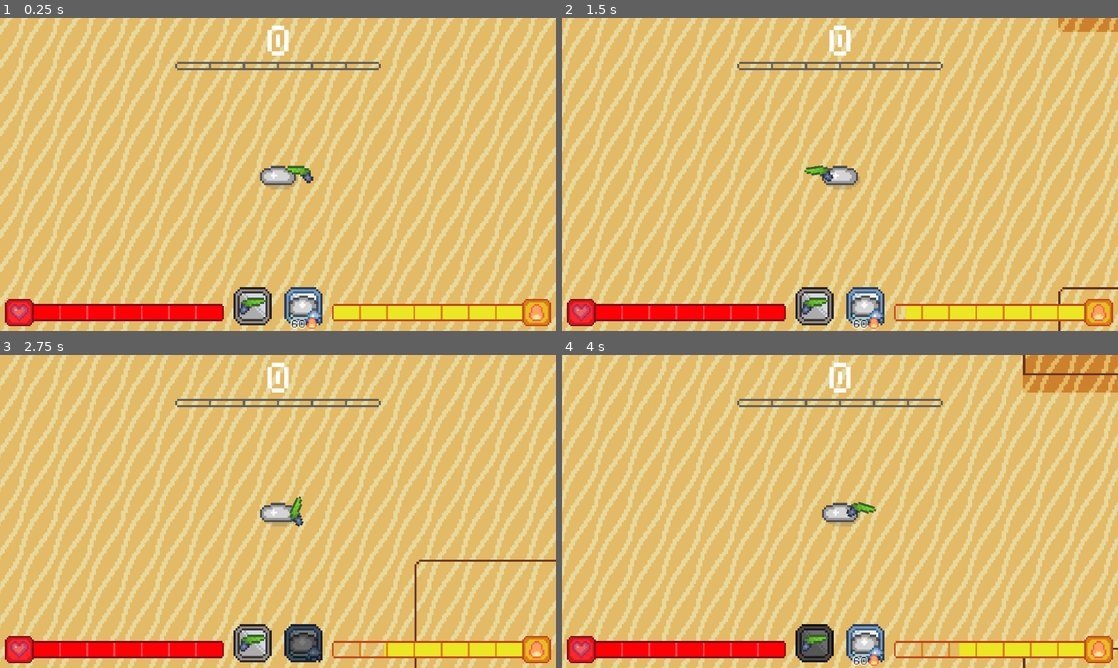
Above: before the commit, frames 1-4 (two rows, left to right).
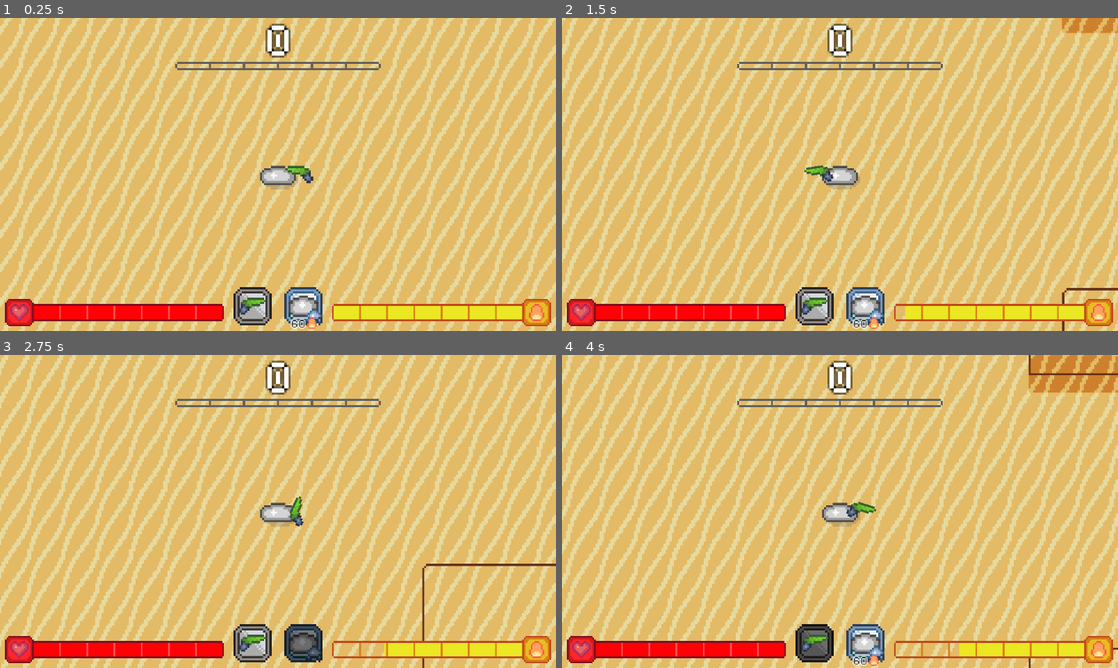
Above: after the commit, the same moments.

Repository: Recery/Slime-Shoot
Game: Godot game, scene res://Scenes/Maps/desert_level.tscn
Same seed, same stepped clock (60 frames per second), same inputs: the game is played once before the commit and once after it. This scene is started directly instead of the project's main scene. Sound files missing from this copy of the repository are replaced by a short silence.
Inputs (mouse positions are in pixels of both pictures, inside the frame that each line leads up to):
- Up to frame 1 (0.25 s): no input
- Up to frame 2 (1.5 s): tap Enter at 0.5 s; move the mouse to (962, 158) at 0.52 s; press the mouse at (962, 158) at 0.53 s; hold D (right) 0.53-1.28 s; move the mouse to (728, 190) at 1.27 s; release the mouse at (728, 190) at 1.28 s; hold S (down) from 1.28 s (still down); tap F (interact) at 1.35 s
- Up to frame 3 (2.75 s): click (166, 527) at 1.55 s; move the mouse to (333, 442) at 2.02 s; release S (down) at 2.03 s; hold D (right) from 2.03 s (still down); hold Space (perk) from 2.03 s (still down); click (333, 442) at 2.3 s
- Up to frame 4 (4 s): move the mouse to (812, 574) at 2.77 s; release D (right) at 2.78 s; release Space (perk) at 2.78 s; hold W (up) 2.78-3.53 s; click (812, 574) at 2.85 s; move the mouse to (1006, 558) at 3.52 s; hold A (left) from 3.53 s (still down); hold Mouse wheel down (swap_weapon_down) from 3.53 s (still down); click (1006, 558) at 3.8 s

The runs differ from the first frame. In frame 1, 0.3% of the frame differs, in the area x 47-53%, y 1-13%; in frame 2, 50%; in frame 3, 52%; in frame 4, 54%, in the area x 0-100%, y 0-100%.
Error in both runs: Cannot call method 'is_node_ready' on a null value. (res://Scripts/Useful/EnemySpawner.gd:12)

Commit message:
Added green apple on a stick
Added the new green apple on a stick and reworked the speed buffs for player. Minor improvements to other stuff

Diff:
--- a/Resources/Setted_Resources/score_text.tres
+++ b/Resources/Setted_Resources/score_text.tres
@@ -4,3 +4,5 @@
 
 [resource]
 font = ExtResource("1_4wxn4")
+outline_size = 2
+outline_color = Color(0, 0, 0, 1)
--- a/Scenes/Abilities/green_apple.tscn
+++ b/Scenes/Abilities/green_apple.tscn
@@ -1,6 +1,7 @@
-[gd_scene load_steps=6 format=3 uid="uid://bo14jg786kdgu"]
+[gd_scene load_steps=10 format=3 uid="uid://bo14jg786kdgu"]
 
 [ext_resource type="Texture2D" uid="uid://cq88g7br8yj1u" path="res://Sprites/Abilities/GreenApple.png" id="1_blalh"]
+[ext_resource type="Texture2D" uid="uid://bsre68nxhf1sn" path="res://Sprites/Abilities/RottenGreenApple.png" id="2_p1t1a"]
 
 [sub_resource type="AtlasTexture" id="AtlasTexture_uluvg"]
 atlas = ExtResource("1_blalh")
@@ -12,6 +13,18 @@
 
 [sub_resource type="AtlasTexture" id="AtlasTexture_rf60t"]
 atlas = ExtResource("1_blalh")
+region = Rect2(16, 0, 8, 12)
+
+[sub_resource type="AtlasTexture" id="AtlasTexture_1kijm"]
+atlas = ExtResource("2_p1t1a")
+region = Rect2(0, 0, 8, 12)
+
+[sub_resource type="AtlasTexture" id="AtlasTexture_ery2a"]
+atlas = ExtResource("2_p1t1a")
+region = Rect2(8, 0, 8, 12)
+
+[sub_resource type="AtlasTexture" id="AtlasTexture_rpdtw"]
+atlas = ExtResource("2_p1t1a")
 region = Rect2(16, 0, 8, 12)
 
 [sub_resource type="SpriteFrames" id="SpriteFrames_qxfhl"]
@@ -27,11 +40,24 @@
 "texture": SubResource("AtlasTexture_rf60t")
 }],
 "loop": true,
-"name": &"default",
+"name": &"normal",
+"speed": 2.0
+}, {
+"frames": [{
+"duration": 1.0,
+"texture": SubResource("AtlasTexture_1kijm")
+}, {
+"duration": 1.0,
+"texture": SubResource("AtlasTexture_ery2a")
+}, {
+"duration": 1.0,
+"texture": SubResource("AtlasTexture_rpdtw")
+}],
+"loop": true,
+"name": &"rotten",
 "speed": 2.0
 }]
 
 [node name="Green_Apple" type="AnimatedSprite2D"]
 sprite_frames = SubResource("SpriteFrames_qxfhl")
-autoplay = "default"
-frame_progress = 0.606625
+animation = &"rotten"
--- a/Scenes/Abilities/speed_ability.tscn
+++ b/Scenes/Abilities/speed_ability.tscn
@@ -57,9 +57,6 @@
 horizontal_alignment = 1
 vertical_alignment = 1
 
-[node name="Duration_Timer" type="Timer" parent="."]
-wait_time = 8.0
-
 [node name="Use_Sound" type="AudioStreamPlayer" parent="."]
 stream = ExtResource("5_78afm")
 volume_db = 3.0
@@ -67,4 +64,3 @@
 bus = &"Sounds"
 
 [connection signal="activate" from="." to="." method="_on_activate"]
-[connection signal="timeout" from="Duration_Timer" to="." method="_on_duration_timer_timeout"]
--- a/Scenes/Menu/Equipment/equipment_abilities.tscn
+++ b/Scenes/Menu/Equipment/equipment_abilities.tscn
@@ -2022,13 +2022,14 @@
 [node name="Description" type="Label" parent="Rows/Row2/Green_Apple_Vomit/Ability_Description"]
 layout_mode = 0
 offset_left = 36.0
-offset_top = 30.0
+offset_top = 29.0
 offset_right = 236.0
-offset_bottom = 102.0
-text = "The green apple vomit is  a gross ability. Slimes love green apples because of their acidic flavor, but you ate more than normal, causing you to throw up in your enemies, damaging them and reducing their damage.
+offset_bottom = 99.0
+text = "The green apple vomit is a gross ability. Slimes love green apples, but this time your slime ate a rotten one, causing it to throw up in your enemies, damaging them and reducing their damage.
 "
 label_settings = SubResource("LabelSettings_j1phy")
 horizontal_alignment = 1
+vertical_alignment = 1
 autowrap_mode = 3
 max_lines_visible = 7
 
--- a/Scenes/Menu/Equipment/equipment_weapons.tscn
+++ b/Scenes/Menu/Equipment/equipment_weapons.tscn
@@ -2317,6 +2317,7 @@
 [node name="Weapon" type="Sprite2D" parent="Rows/Row2/Green_Apple_Stick"]
 position = Vector2(14, 13)
 texture = ExtResource("42_2fiyd")
+hframes = 3
 
 [node name="Weapon_Description" type="Control" parent="Rows/Row2/Green_Apple_Stick"]
 visible = false
@@ -2332,6 +2333,7 @@
 z_index = 1
 position = Vector2(136, 8)
 texture = ExtResource("42_2fiyd")
+hframes = 3
 
 [node name="Weapon_Frame" type="Sprite2D" parent="Rows/Row2/Green_Apple_Stick/Weapon_Description"]
 position = Vector2(136, 8)
@@ -2344,46 +2346,59 @@
 [node name="Description" type="Label" parent="Rows/Row2/Green_Apple_Stick/Weapon_Description"]
 layout_mode = 0
 offset_left = 36.0
-offset_top = 34.0
-offset_right = 236.0
-offset_bottom = 103.0
-text = "While holding the Green Apple On A Stick, your slime will go insane by seeing a delicious green apple in front of it, sightly increasing your movement speed."
+offset_top = 30.0
+offset_right = 259.0
+offset_bottom = 107.0
+scale = Vector2(0.9, 0.9)
+text = "While holding the Green Apple On A Stick, your slime will go insane by seeing a delicious green apple, increasing your movement speed. When you use it, your slime eats the green apple and gets a small damage boost for a limited time."
 label_settings = SubResource("LabelSettings_cdgr1")
 horizontal_alignment = 1
+vertical_alignment = 1
 autowrap_mode = 3
 max_lines_visible = 7
 
-[node name="Energy_Use" type="Sprite2D" parent="Rows/Row2/Green_Apple_Stick/Weapon_Description"]
-position = Vector2(141, 19)
-scale = Vector2(0.5, 0.5)
+[node name="Energy_Use" type="HBoxContainer" parent="Rows/Row2/Green_Apple_Stick/Weapon_Description"]
+layout_mode = 0
+offset_left = 122.0
+offset_top = 17.0
+offset_right = 178.0
+offset_bottom = 27.0
+scale = Vector2(0.5, 0.5)
+theme_override_constants/separation = 4
+alignment = 1
+
+[node name="Use" type="Label" parent="Rows/Row2/Green_Apple_Stick/Weapon_Description/Energy_Use"]
+modulate = Color(1, 1, 1, 0.698039)
+layout_mode = 2
+text = "75"
+label_settings = SubResource("LabelSettings_nkm4v")
+horizontal_alignment = 1
+vertical_alignment = 1
+
+[node name="Icon" type="TextureRect" parent="Rows/Row2/Green_Apple_Stick/Weapon_Description/Energy_Use"]
+layout_mode = 2
 texture = ExtResource("13_2duse")
 
-[node name="Use" type="Label" parent="Rows/Row2/Green_Apple_Stick/Weapon_Description/Energy_Use"]
-modulate = Color(1, 1, 1, 0.698039)
-offset_left = -24.0
-offset_top = -4.0
-offset_right = -7.0
-offset_bottom = 6.0
-text = "1.5"
-label_settings = SubResource("LabelSettings_nkm4v")
-horizontal_alignment = 1
-vertical_alignment = 1
-
-[node name="Cooldown_Show" type="Sprite2D" parent="Rows/Row2/Green_Apple_Stick/Weapon_Description"]
-position = Vector2(139, -4)
-scale = Vector2(0.5, 0.5)
+[node name="Cooldown" type="HBoxContainer" parent="Rows/Row2/Green_Apple_Stick/Weapon_Description"]
+offset_left = 122.0
+offset_top = -6.0
+offset_right = 178.0
+offset_bottom = 4.0
+scale = Vector2(0.5, 0.5)
+theme_override_constants/separation = 4
+alignment = 1
+
+[node name="Amount" type="Label" parent="Rows/Row2/Green_Apple_Stick/Weapon_Description/Cooldown"]
+modulate = Color(1, 1, 1, 0.698039)
+layout_mode = 2
+text = "9"
+label_settings = SubResource("LabelSettings_nkm4v")
+horizontal_alignment = 1
+vertical_alignment = 1
+
+[node name="Icon" type="TextureRect" parent="Rows/Row2/Green_Apple_Stick/Weapon_Description/Cooldown"]
+layout_mode = 2
 texture = ExtResource("14_70lrc")
-
-[node name="Cooldown" type="Label" parent="Rows/Row2/Green_Apple_Stick/Weapon_Description/Cooldown_Show"]
-modulate = Color(1, 1, 1, 0.698039)
-offset_left = -22.0
-offset_top = -4.0
-offset_right = 2.0
-offset_bottom = 6.0
-text = "0"
-label_settings = SubResource("LabelSettings_nkm4v")
-horizontal_alignment = 1
-vertical_alignment = 1
 
 [node name="Equipped_Weapons" type="Sprite2D" parent="."]
 self_modulate = Color(1, 0.231373, 0.172549, 1)
--- a/Scenes/Weapons/Thingy_Of_The_Thing/thingy_of_the_thing.tscn
+++ b/Scenes/Weapons/Thingy_Of_The_Thing/thingy_of_the_thing.tscn
@@ -14,6 +14,7 @@
 one_shot = true
 
 [node name="Frame_Sprite" type="Sprite2D" parent="."]
+visible = false
 texture = ExtResource("1_wmoq6")
 
 [connection signal="shoot" from="." to="." method="_on_shoot"]
--- a/Scenes/Weapons/green_apple_stick.tscn
+++ b/Scenes/Weapons/green_apple_stick.tscn
@@ -1,8 +1,95 @@
-[gd_scene load_steps=3 format=3 uid="uid://bstcsdgr6hq2f"]
+[gd_scene load_steps=9 format=3 uid="uid://bstcsdgr6hq2f"]
 
-[ext_resource type="Texture2D" path="res://Sprites/Weapons/GreenAppleStick.png" id="1_f3sms"]
-[ext_resource type="Script" path="res://Scripts/Useful/Weapon.gd" id="2_p3j82"]
+[ext_resource type="Texture2D" uid="uid://ciaqli08obi8e" path="res://Sprites/Weapons/GreenAppleStick.png" id="1_f3sms"]
+[ext_resource type="Script" path="res://Scripts/Weapons/green_apple_stick.gd" id="2_n58vk"]
+[ext_resource type="AudioStream" uid="uid://jxugpxp4i7j" path="res://Sounds/GreenAppleCrazy.mp3" id="3_q0ft6"]
+[ext_resource type="AudioStream" uid="uid://c6npmimo4u6ny" path="res://Sounds/GreenAppleBreak.mp3" id="4_382qm"]
+[ext_resource type="AudioStream" uid="uid://bi6t2k2ylw3a3" path="res://Sounds/VomitSizzle.mp3" id="5_qpjwd"]
+
+[sub_resource type="Animation" id="Animation_3rw5e"]
+resource_name = "break"
+length = 0.35
+tracks/0/type = "value"
+tracks/0/imported = false
+tracks/0/enabled = true
+tracks/0/path = NodePath(".:frame")
+tracks/0/interp = 1
+tracks/0/loop_wrap = true
+tracks/0/keys = {
+"times": PackedFloat32Array(0, 0.1),
+"transitions": PackedFloat32Array(1, 1),
+"update": 1,
+"values": [1, 2]
+}
+tracks/1/type = "value"
+tracks/1/imported = false
+tracks/1/enabled = true
+tracks/1/path = NodePath("AnimationPlayer:speed_scale")
+tracks/1/interp = 1
+tracks/1/loop_wrap = true
+tracks/1/keys = {
+"times": PackedFloat32Array(0),
+"transitions": PackedFloat32Array(1),
+"update": 0,
+"values": [1.3]
+}
+
+[sub_resource type="Animation" id="Animation_c0uy4"]
+length = 0.001
+tracks/0/type = "value"
+tracks/0/imported = false
+tracks/0/enabled = true
+tracks/0/path = NodePath(".:frame")
+tracks/0/interp = 1
+tracks/0/loop_wrap = true
+tracks/0/keys = {
+"times": PackedFloat32Array(0),
+"transitions": PackedFloat32Array(1),
+"update": 1,
+"values": [0]
+}
+
+[sub_resource type="AnimationLibrary" id="AnimationLibrary_wq5qg"]
+_data = {
+"RESET": SubResource("Animation_c0uy4"),
+"break": SubResource("Animation_3rw5e")
+}
 
 [node name="Green_Apple_Stick" type="Sprite2D"]
 texture = ExtResource("1_f3sms")
-script = ExtResource("2_p3j82")
+hframes = 3
+script = ExtResource("2_n58vk")
+shoot_cooldown = 9.0
+original_energy_use = 75.0
+energy_recover_cooldown = 1.2
+
+[node name="Frame_Sprite" type="Sprite2D" parent="."]
+visible = false
+texture = ExtResource("1_f3sms")
+hframes = 3
+
+[node name="Crazy_Sound" type="AudioStreamPlayer" parent="."]
+stream = ExtResource("3_q0ft6")
+volume_db = 8.0
+pitch_scale = 7.0
+bus = &"Sounds"
+
+[node name="Use_Sound" type="AudioStreamPlayer" parent="."]
+stream = ExtResource("4_382qm")
+volume_db = 16.0
+pitch_scale = 1.2
+bus = &"Sounds"
+
+[node name="Sizzle_Sound" type="AudioStreamPlayer" parent="."]
+stream = ExtResource("5_qpjwd")
+volume_db = -4.0
+pitch_scale = 0.9
+bus = &"Sounds"
+
+[node name="AnimationPlayer" type="AnimationPlayer" parent="."]
+libraries = {
+"": SubResource("AnimationLibrary_wq5qg")
+}
+speed_scale = 1.3
+
+[connection signal="shoot" from="." to="." method="_on_shoot"]
--- a/Scripts/Abilities/Green_Apple_Vomit_Ability.gd
+++ b/Scripts/Abilities/Green_Apple_Vomit_Ability.gd
@@ -6,7 +6,9 @@
 
 func _on_activate():
 	var apple_instance := green_apple.instantiate()
+	apple_instance.name = "Rotten_Green_Apple"
 	player.add_child(apple_instance)
+	apple_instance.play("rotten")
 	apple_instance.frame_changed.connect(_on_apple_frame_changed)
 
 # Con cada frame simula una mordida de la manzana, cuando la termina de comer vomita
@@ -16,9 +18,9 @@
 	Funcs.particles(Vector2(1.5,1.5), player.global_position, Color.GREEN)
 	if frame_count < 2:
 		frame_count += 1
-	elif player.has_node("Green_Apple"):
+	elif player.has_node("Rotten_Green_Apple"):
 		frame_count = 0
-		player.get_node("Green_Apple").queue_free()
+		player.get_node("Rotten_Green_Apple").queue_free()
 		player_vomit()
 
 func player_vomit():
--- a/Scripts/Abilities/speed_ability.gd
+++ b/Scripts/Abilities/speed_ability.gd
@@ -3,16 +3,22 @@
 func _ready():
 	set_physics_process(false)
 
-func _physics_process(_delta):
+func _physics_process(_delta) -> void:
 	Funcs.particles(Vector2(1.2,1.2), player.global_position, Color(0.365, 1, 0.337), Vars.main_scene)
 
-func _on_activate():
-	get_node("Duration_Timer").start()
-	get_node("Use_Sound").play()
-	player.modify_speed.emit(player.speed * 1.35)
-	set_physics_process(true)
+@onready var use_sound := get_node("Use_Sound")
+func _on_activate() -> void:
+	use_sound.play()
+	player.add_child(get_speed_buff())
+	set_physics_process(true) # Al activar physics_process se van generando particulas
 
-func _on_duration_timer_timeout():
-	get_node("Duration_Timer").stop()
-	player.modify_speed.emit(player.speed / 1.35)
-	set_physics_process(false)
+func disable_particles() -> void:
+	if is_physics_processing():
+		set_physics_process(false) # Desactivar physics_process para dejar de generar particulas
+
+func get_speed_buff() -> Buff_Player:
+	var buff := Buff_Player.new()
+	buff.speed_weight_to_modify = 1.35
+	buff.duration = 8
+	buff.buff_removed.connect(disable_particles)
+	return buff
--- a/Scripts/GlobalScripts/Global_Functions.gd
+++ b/Scripts/GlobalScripts/Global_Functions.gd
@@ -182,6 +182,12 @@
 	scene.add_child(particles_instance)
 	particles_instance.global_position = pos
 
+func timed_particles(scale : Vector2, time : float, color : Color, parent : Node) -> void:
+	for i in range(int(time * 2)):
+		if parent == null: return
+		particles(scale, parent.global_position, color, parent)
+		await get_tree().create_timer(0.5).timeout
+
 func fade_effect(sprite, reversed = false, fast = false):
 	if sprite == null: return
 
@@ -213,6 +219,30 @@
 		if enemy.immune: return
 		enemy.get_node("Life_Module").take_damage(damage)
 		damage_advice._on_deal_damage(enemy, damage)
+
+func get_current_cooldown(weapon : Weapon) -> float:
+	if Vars.player == null or weapon == null: return -1
+	if not Vars.player.has_node("Weapon_Module"): return -1
+
+	var weapons_module := Vars.player.get_node("Weapon_Module")
+	var slot := 0
+
+	for i in range(weapons_module.weapons.size()):
+		if weapons_module.weapons[i] == weapon:
+			slot = i
+	return weapons_module.cooldowns[slot].wait_time
+
+func get_cooldown_timeleft(weapon : Weapon) -> float:
+	if Vars.player == null or weapon == null: return -1
+	if not Vars.player.has_node("Weapon_Module"): return -1
+
+	var weapons_module := Vars.player.get_node("Weapon_Module")
+	var slot := 0
+
+	for i in range(weapons_module.weapons.size()):
+		if weapons_module.weapons[i] == weapon:
+			slot = i
+	return weapons_module.cooldowns[slot].time_left
 
 func add_to_bullets(node : Node) -> bool:
 	if node == null or Vars.main_scene == null: return false
--- a/Scripts/Menu/Equipment/Equipped_Weapons_Sprites.gd
+++ b/Scripts/Menu/Equipment/Equipped_Weapons_Sprites.gd
@@ -19,3 +19,4 @@
 				parent.queue_free()
 			pos.add_child(sprite)
 			sprite.position = Vector2.ZERO
+			sprite.visible = true
--- a/Scripts/Passives/Extra_Speed_Passive.gd
+++ b/Scripts/Passives/Extra_Speed_Passive.gd
@@ -1,11 +1,12 @@
 extends Node2D
 
-var player
+func _ready():
+	if Vars.player == null: return
+	if not Vars.player.is_node_ready():
+		await Vars.player.ready
+	Vars.player.add_child(get_speed_buff())
 
-func _ready():
-	player = Vars.player
-	await player.ready
-	set_player_speed()
-
-func set_player_speed():
-	player.speed *= 1.16
+func get_speed_buff() -> Buff_Player:
+	var buff := Buff_Player.new()
+	buff.speed_weight_to_modify = 1.10
+	return buff
--- a/Scripts/Useful/Buff.gd
+++ b/Scripts/Useful/Buff.gd
@@ -66,7 +66,7 @@
 				enemy.damage /= weight_to_modify
 
 	if enemy_color != Color.BLACK and not node is Knockback:
-		# El knockback no modifica el color, no hay que renovar el color
+		# El knockback no modifica el color, no hay que renovar el color en ese caso
 		enemy.modulate = enemy_color
 
 	enemy.apply_new_speed()
--- /dev/null
+++ b/Scripts/Useful/Buff_Player.gd
@@ -0,0 +1,55 @@
+extends Node
+class_name Buff_Player
+
+@export var speed_weight_to_modify := 1.0
+
+## Si el buff dura 0 o menos, es infinito
+@export var duration := 0.0
+## El color al que se modifica el jugador cuando tiene el buff. Si es black no modifica nada
+@export var player_color : Color = Color.BLACK
+
+# Se usa get_parent() y no Vars.player por si en algun momento se me canta añadir multijugador
+# Este buff siempre debe ser hijo del jugador por ese motivo
+@onready var player := get_parent()
+
+signal buff_removed
+
+func _init():
+	connect("ready", _on_ready)
+
+var duration_timer : Timer
+func _on_ready():
+	if player_color != Color.BLACK: add_to_group("Color_Debuff")
+
+	player.child_exiting_tree.connect(apply_buff)
+
+	apply_buff(null)
+
+	if duration > 0:
+		duration_timer = Timer.new()
+		add_child(duration_timer)
+		duration_timer.wait_time = duration
+		duration_timer.start()
+		duration_timer.connect("timeout", remove_buff)
+
+func apply_buff(applied_buff : Node):
+	if applied_buff != null and applied_buff != self and player_color != Color.BLACK:
+		if applied_buff.is_in_group("Color_Debuff"): player.modulate = player_color
+
+	if applied_buff == self: return
+	if not applied_buff is Buff_Player and applied_buff != null: return
+
+	player.speed *= speed_weight_to_modify
+
+	if player_color != Color.BLACK:
+		player.modulate = player_color
+
+	print("Velocidad: ", player.speed)
+
+func remove_buff():
+	player.speed = player.original_speed
+
+	player.modulate = Color(1,1,1)
+
+	emit_signal("buff_removed")
+	queue_free()
--- a/Scripts/Useful/Player.gd
+++ b/Scripts/Useful/Player.gd
@@ -10,7 +10,6 @@
 
 @export var original_speed = 110
 var speed
-signal modify_speed(normal_speed)
 
 @export var max_life = 100
 var life
@@ -41,13 +40,10 @@
 signal _extra_physics_process()
 
 func _init():
-	speed = original_speed
-
 	immune = false
 
 	can_use_energy = true
 	fill_energy = true
-	energy_recover_weight = original_energy_recover_weight
 
 	score = 0
 
@@ -58,6 +54,8 @@
 func _ready():
 	life = max_life
 	energy = max_energy
+	speed = original_speed
+	energy_recover_weight = original_energy_recover_weight
 	damage_collision.add_to_group("Player_Slime")
 
 	create_children()
@@ -119,7 +117,6 @@
 	get_node("Energy_Cooldown").connect("timeout", _when_energy_cooldown_timeout)
 	connect("add_score", _when_add_score)
 	connect("die", _when_die)
-	connect("modify_speed", _when_modify_speed)
 	connect("toggle_dark_mode", _toggle_dark_mode)
 	connect_damage_collision()
 
@@ -221,9 +218,6 @@
 		enemies_attacking.erase(area)
 		if len(enemies_attacking) == 0: damaging = false
 
-func _when_modify_speed(new_speed):
-	speed = new_speed
-
 func _when_immunity_cooldown_timeout():
 	immune = false
 
--- a/Scripts/Useful/Summon.gd
+++ b/Scripts/Useful/Summon.gd
@@ -40,7 +40,7 @@
 
 func _on_ready():
 	player = Vars.player
-	speed = speed_weight * player.speed
+	speed = min(speed_weight * player.speed, player.speed * 0.65)
 	create_children()
 
 func create_children():
@@ -64,7 +64,7 @@
 var move = true
 var move_to_idle_pos = true
 func idle_movement():
-	speed = speed_weight * player.speed
+	speed = min(speed_weight * player.speed, player.speed * 0.65)
 	if global_position.distance_to(idle_pos) > idle_pos_offset.x: move_to_idle_pos = true
 	elif global_position.distance_to(idle_pos) < idle_pos_offset.y: move_to_idle_pos = false
 
--- a/Scripts/Weapons/Thingy_Of_The_Thing/Thingy_Of_The_Thing.gd
+++ b/Scripts/Weapons/Thingy_Of_The_Thing/Thingy_Of_The_Thing.gd
@@ -5,7 +5,6 @@
 
 func _ready():
 	current_projectile = randi_range(0,2)
-	get_node("Frame_Sprite").visible = false
 	switch_sprite()
 
 var bombucha = preload("res://Scenes/Weapons/Thingy_Of_The_Thing/bombucha.tscn")
--- /dev/null
+++ b/Scripts/Weapons/green_apple_stick.gd
@@ -0,0 +1,130 @@
+extends Weapon
+
+var current_speed_buff : Buff_Player
+var green_apple := preload("res://Scenes/Abilities/green_apple.tscn")
+@onready var crazy_sound := get_node("Crazy_Sound")
+@onready var use_sound := get_node("Use_Sound")
+@onready var sizzle_sound := get_node("Sizzle_Sound")
+@onready var animation := get_node("AnimationPlayer")
+
+func _physics_process(_delta):
+	if not active:
+		visible = false
+		if current_speed_buff != null:
+			current_speed_buff.remove_buff()
+		return
+	else:
+		visible = not broken
+		if not crazy_sound.is_playing() and not broken:
+			crazy_sound.play()
+		if current_speed_buff == null and not broken:
+			current_speed_buff = get_speed_buff()
+			player.add_child(current_speed_buff)
+		elif current_speed_buff != null and broken: # Si el jugador rompio el palito, la manzana verde ya no esta y hay que remover la velocidad extra
+			current_speed_buff.remove_buff()
+
+	if Input.is_action_pressed("shoot") and can_shoot:
+		if player.reduce_energy(energy_use, energy_recover_cooldown): shoot.emit()
+
+	Funcs.weapon_rotation(self, hold_offset)
+	shake_effect()
+
+func get_speed_buff() -> Buff_Player:
+	var buff := Buff_Player.new()
+	buff.speed_weight_to_modify = 1.20
+	return buff
+
+var shaking := false
+func shake_effect():
+	if shaking or not can_shoot: return
+	shaking = true
+
+	var original_pos := position
+	var rand_extra_pos := Vector2(randi_range(-1, 1), randi_range(-1, 1))
+	position = original_pos + rand_extra_pos
+	await get_tree().create_timer(0.05).timeout
+	position = original_pos
+
+	shaking = false
+
+
+# Parte de activacion del arma
+var broken := false
+func _on_shoot():
+	# Efectos
+	use_sound.play()
+	animation.current_animation = "break"
+	Funcs.dash_smoke(1,1, Vector2(global_position.x, global_position.y - 6))
+	await animation.animation_finished
+
+	broken = true
+	var apple_instance := green_apple.instantiate()
+	player.add_child(apple_instance)
+	apple_instance.play("normal")
+	apple_instance.frame_changed.connect(_on_apple_frame_changed)
+
+	# Fin efectos
+
+func damage_conection():
+	# Se comio la manzana, aplicar los efectos que la manzana le da al jugador (Y el sonido)
+	sizzle_sound.play()
+
+	# Conecta esto para recibir cuando se añadio un nuevo nodo al arbol, que podria llegar a ser un proyectil, para aumentar el daño
+	if not get_tree().node_added.is_connected(add_damage):
+		get_tree().node_added.connect(add_damage)
+
+	print(Funcs.get_cooldown_timeleft(self))
+	Funcs.timed_particles(Vector2(2,2), Funcs.get_cooldown_timeleft(self), Color.GREEN_YELLOW, player)
+	await get_tree().create_timer(Funcs.get_cooldown_timeleft(self)).timeout
+
+	# Chau manzana, desconectar el daño
+	if get_tree().node_added.is_connected(add_damage):
+		get_tree().node_added.disconnect(add_damage)
+	normal_damage()
+
+	# Resetear efectos
+	sizzle_sound.stop()
+	broken = false
+	frame = 0
+
+var weapons_affected := []
+func add_damage(weapon) -> void:
+	if not weapon.is_in_group("Friendly_Damage"): return
+	if "damage" not in weapon: return
+	if weapon.original_damage == 0: return
+	if weapons_affected.has(weapon): return
+
+	if not weapon.is_node_ready(): await weapon.ready
+	weapons_affected.append(weapon)
+	if weapon is Friendly_Projectile:
+		if not weapon.has_node("Green_Apple_Damage"):
+			weapon.add_child(get_damage_node())
+	else: weapon.damage += 1
+
+func normal_damage() -> void:
+	for weapon in weapons_affected:
+		if weapon == null: continue
+
+		if weapon is Friendly_Projectile:
+			if weapon.has_node("Green_Apple_Damage"):
+				weapon.get_node("Green_Apple_Damage").queue_free()
+		else: weapon.damage = weapon.original_damage
+
+	weapons_affected.resize(0)
+
+func get_damage_node() -> Damage_Request:
+	var dmg_rqst := Damage_Request.new()
+	dmg_rqst.damage_to_add = 1
+	dmg_rqst.name = "Green_Apple_Damage"
+	return dmg_rqst
+
+var frame_count := 0
+func _on_apple_frame_changed():
+	Funcs.sound_play("res://Sounds/Crunch.mp3", 20, 1.25)
+	Funcs.particles(Vector2(1.5,1.5), player.global_position, Color.GREEN)
+	if frame_count < 2:
+		frame_count += 1
+	elif player.has_node("Green_Apple"):
+		frame_count = 0
+		player.get_node("Green_Apple").queue_free()
+		damage_conection()
Not shown: 1 places in Scenes/Menu/Equipment/equipment_weapons.tscn that only renumber resources
Not shown: 1 places in Scenes/Menu/Shop/shop.tscn that only renumber resources
Not shown, added: Sounds/GreenAppleBreak.mp3.import
Not shown, added: Sounds/GreenAppleCrazy.mp3.import
Binary file changed: Sprites/Abilities/GreenAppleVomitAbility.png
Binary file added: Sprites/Abilities/RottenGreenApple.png
Not shown, added: Sprites/Abilities/RottenGreenApple.png.import
Binary file changed: Sprites/Weapons/GreenAppleStick.png
Not shown, added: Sounds/GreenAppleBreak.mp3
Not shown, added: Sounds/GreenAppleCrazy.mp3
